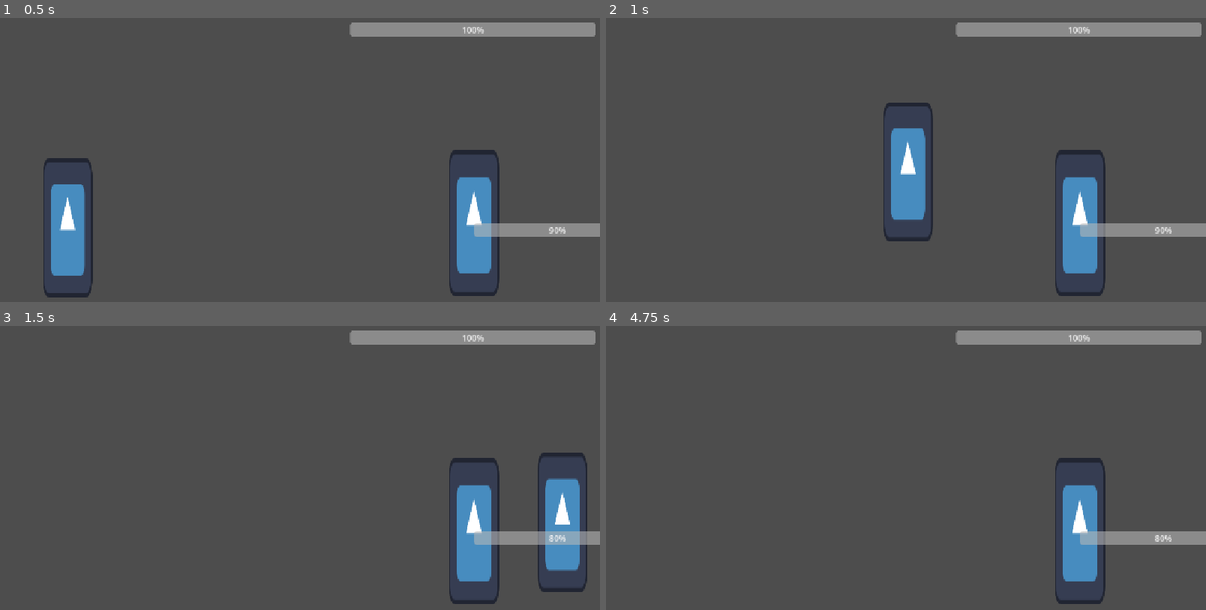
Above: before the commit, frames 1-4 (two rows, left to right).
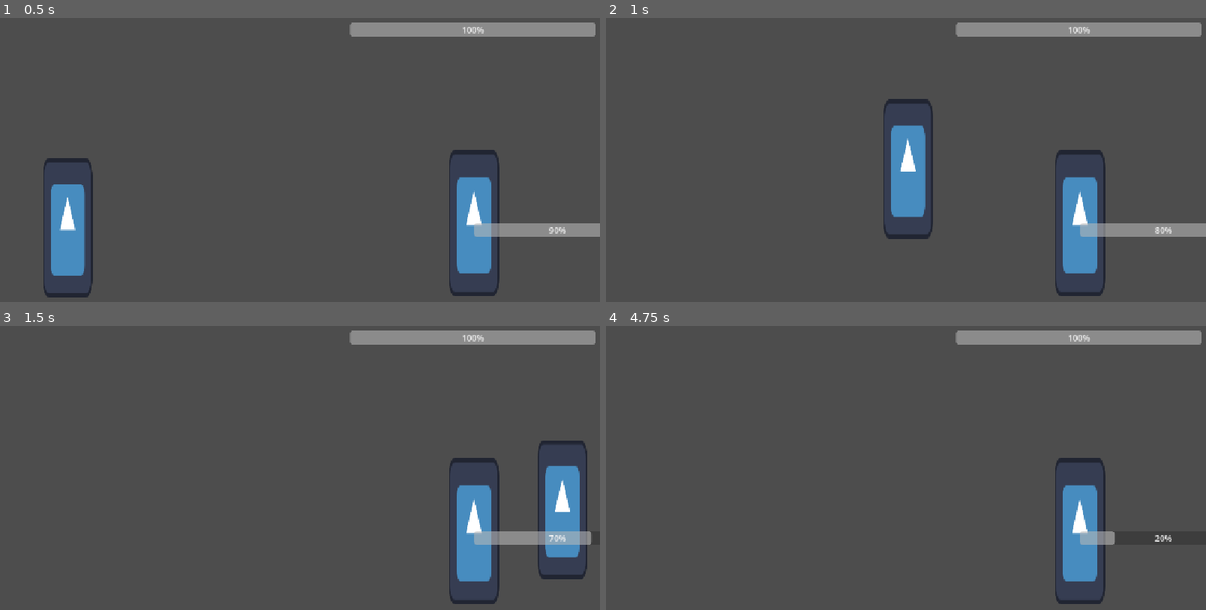
Above: after the commit, the same moments.

Repository: notfroogs/Sardine-Studio
Game: Godot game, scene res://scenes/fighter_main.tscn
Two runs of this game, one before a commit and one after it. Both use one fixed random seed, a clock stepped at 60 frames per second and the inputs below. The project has no main scene, so this scene is started directly. The engine's default icon, where the game draws it, is replaced by a stand-in: a white triangle on a blue panel in a dark square.
Inputs:
- Up to frame 1 (0.5 s): no input
- Up to frame 2 (1 s): tap Enter (ui_accept) at 0.5 s; hold Right (move_right) from 0.53 s (still down); hold X (attack) from 0.53 s (still down); tap Space (jump) at 0.77 s; tap Down (crouch) at 0.8 s
- Up to frame 3 (1.5 s): keep holding Right (move_right); release X (attack) at 1.28 s; tap Down (crouch) at 1.35 s
- Up to frame 4 (4.75 s): tap Space (jump) at 1.52, 3.02, 3.77, 4.52 s; tap X (attack) at 1.55, 3.05, 4.55 s; tap Enter (ui_accept) at 2, 3.5, 4.25 s; release Right (move_right) at 2.03 s; hold Left (move_left) 2.03-2.78 s; hold X (attack) 2.03-2.78 s; tap Down (crouch) at 2.3, 2.85, 3.8, 4.35 s; hold Right (move_right) 2.78-4.28 s; hold X (attack) 3.53-4.28 s; hold Left (move_left) from 4.28 s (still down)

Frame 1 is identical in both runs. In frame 2, 0.5% of the frame differs, in the area x 46-93%, y 28-79%; in frame 3, 1.4%, in the area x 89-100%, y 40-94%; in frame 4, 0.7%.

Commit message:
I FIXED THE HP

Diff:
--- a/sardine-studio/scenes/enemy_placeholder.gd
+++ b/sardine-studio/scenes/enemy_placeholder.gd
@@ -3,6 +3,7 @@
 
 const SPEED = 300.0
 const JUMP_VELOCITY = -400.0
+
 
 @onready var progress_bar: ProgressBar = $enemybar
 
@@ -27,10 +28,10 @@
 	move_and_slide()
 
 func _ready() -> void:
+	progress_bar.value = 100
 	#_win()
 	pass
 func take_dammage(amount:int) -> void:
-	pass
 	print("Enemy dammage: ", amount)
 	progress_bar.value -= amount
 
@@ -39,5 +40,11 @@
 		print("win")
 		get_tree().reload_current_scene()
 
+
 func _on_fighter_player_player_hit() -> void:
-	take_dammage(0)
+	#if _on_hit_box_body_entered():
+		take_dammage(10)
+
+
+func _on_hit_box_body_entered(body: Player) -> void:
+	pass
--- a/sardine-studio/scenes/enemy_placeholder.tscn
+++ b/sardine-studio/scenes/enemy_placeholder.tscn
@@ -48,3 +48,5 @@
 offset_right = 321.0
 offset_bottom = 27.0
 value = 100.0
+
+[connection signal="body_entered" from="hitBox" to="." method="_on_hit_box_body_entered"]
--- a/sardine-studio/scripts/fighter_player.gd
+++ b/sardine-studio/scripts/fighter_player.gd
@@ -3,7 +3,12 @@
 
 const SPEED = 1000.0
 const JUMP_VELOCITY = -700.0
-var increased_gravity = 200
+const GRAVITY = 1000.0
+var increased_gravity = 20000
+
+@onready var hitbox: CollisionShape2D = $hitBox/CollisionShape2D
+@onready var hurtbox: CollisionShape2D = $hurtbox/CollisionShape2D
+
 
 signal player_hit
 
@@ -18,7 +23,8 @@
 		velocity.y = JUMP_VELOCITY
 	#down faster
 	if Input.is_action_just_pressed("crouch") and not is_on_floor():
-		velocity += get_gravity() * delta
+		pass
+
 
 	# Get the input direction and handle the movement/deceleration.
 	# As good practice, you should replace UI actions with custom gameplay actions.
@@ -33,10 +39,10 @@
 func _input(event: InputEvent) -> void:
 	if event.is_action_pressed("attack"):
 		print("hit")
-	emit_signal("player_hit")
-
-func _ready() -> void:
-	print("ready")
+		emit_signal("player_hit")
+	hurtbox.set_deferred("disable", true)
+	if hurtbox.disabled == true:
+		print("noHitnox")
 
 
 #func _on_area_2d_body_entered(body: Node2D) -> void:
Not shown, changed: sardine-studio/icon.svg.import
Not shown, changed: .DS_Store
